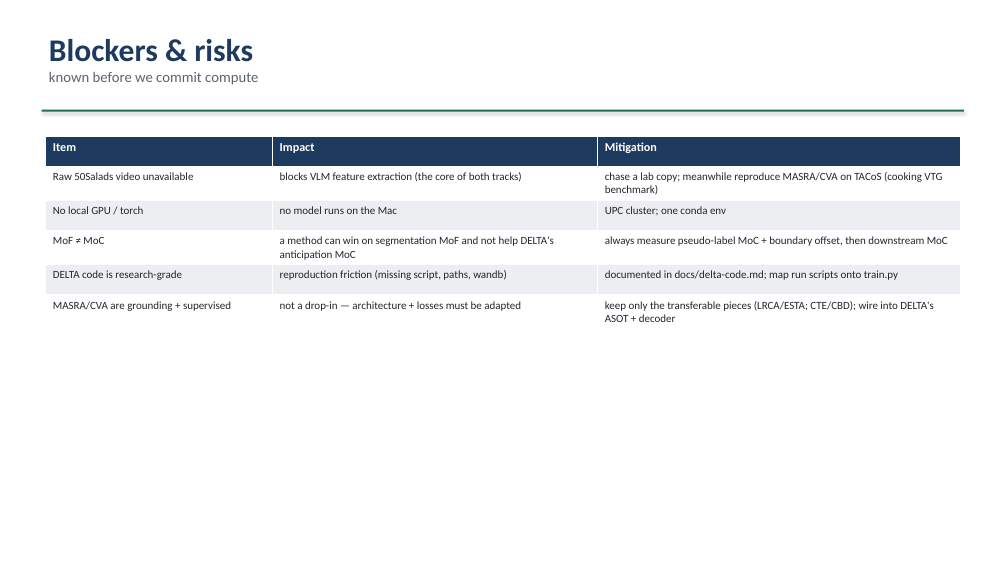
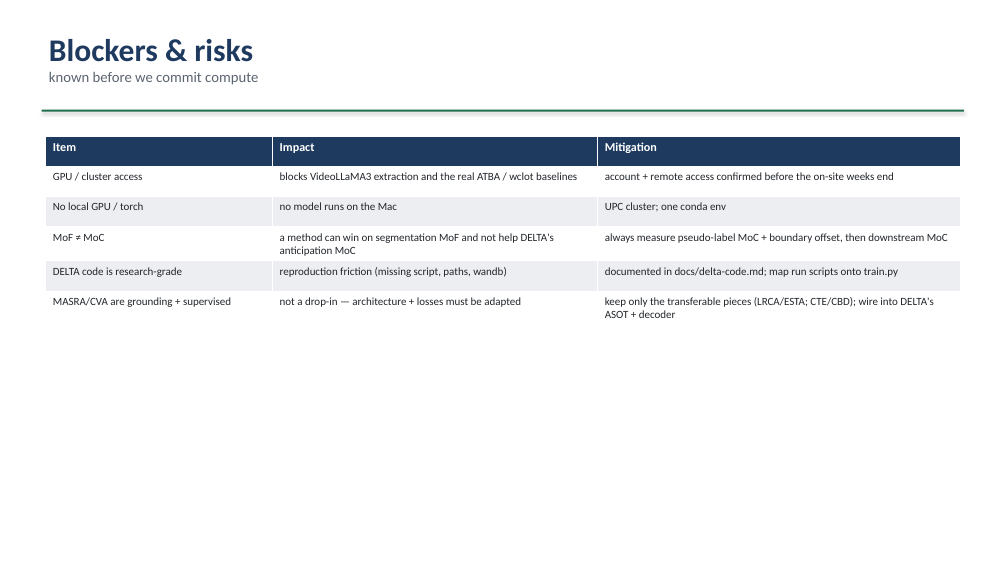
Before and after one commit to epayaslii/DELTA, a slide deck: slide 14 of slides/DELTA_progress.pptx. Drawn at 1008x567 pixels with LibreOffice and Linux fonts; fonts in the diff are those of the drawing. Boxes give left, top, right and bottom in pixels: in the first picture for what was removed or moved away, otherwise in the second. Text is boxed around its words. In the diff, an @@ line names an element or a change of style, - is before the commit and + after.

```diff
--- a/slides/DELTA_progress.pptx
+++ b/slides/DELTA_progress.pptx
@@ table at [45, 136, 960, 322] @@
-row 2: Raw 50Salads video unavailable | blocks VLM feature extraction (the core of both tracks) | chase a lab copy; meanwhile reproduce MASRA/CVA on TACoS (cooking VTG benchmark)
+row 2: GPU / cluster access | blocks VideoLLaMA3 extraction and the real ATBA / wclot baselines | account + remote access confirmed before the on-site weeks end
```
Also in this commit, not shown: 3 other slides changed, 1 other file.
